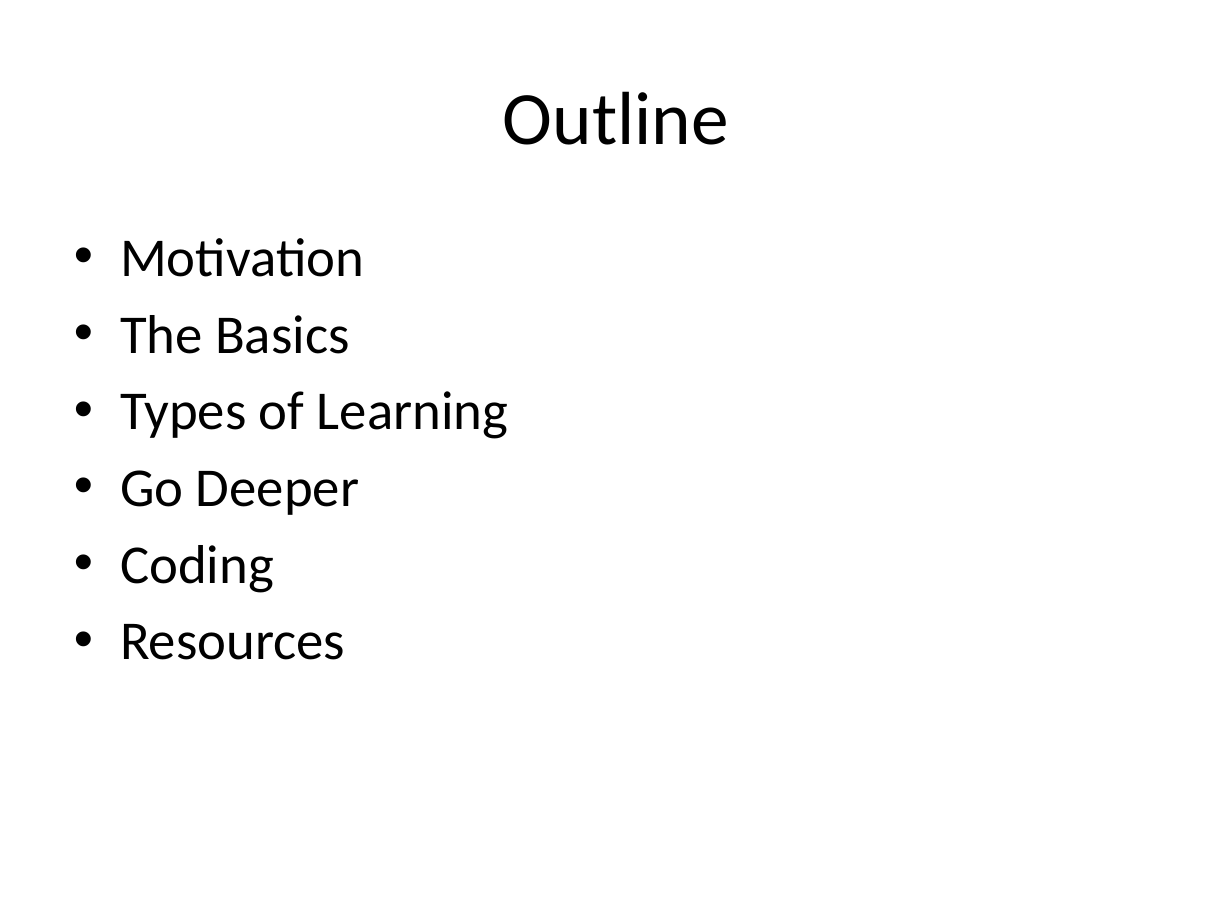
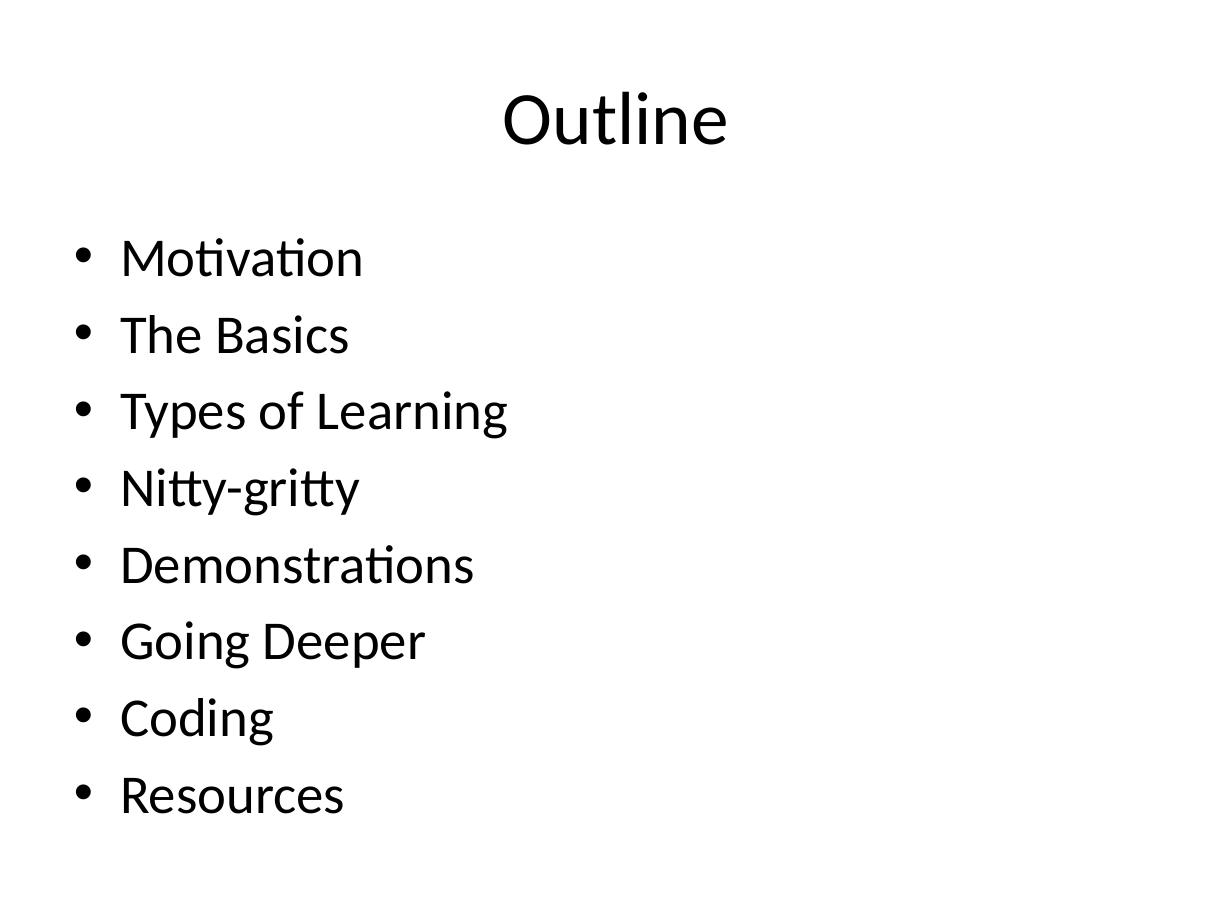
Before and after one commit to dlacombejr/MPCR_demo, a slide deck: slide 2 of aNN_presentation.pptx. Drawn at 1232x924 pixels with LibreOffice and Linux fonts; fonts in the diff are those of the drawing. Boxes give left, top, right and bottom in pixels: in the first picture for what was removed or moved away, otherwise in the second. Text is boxed around its words. In the diff, an @@ line names an element or a change of style, - is before the commit and + after.

```diff
--- a/aNN_presentation.pptx
+++ b/aNN_presentation.pptx
@@ text at (x1=120, y1=468, x2=475, y2=669): text changed @@
-• Go Deeper
+• Nitty-gritty
+• Demonstrations
+• Going Deeper
```
Also in this commit, not shown: 12 other slides changed, 9 slides added, 3 other files.
